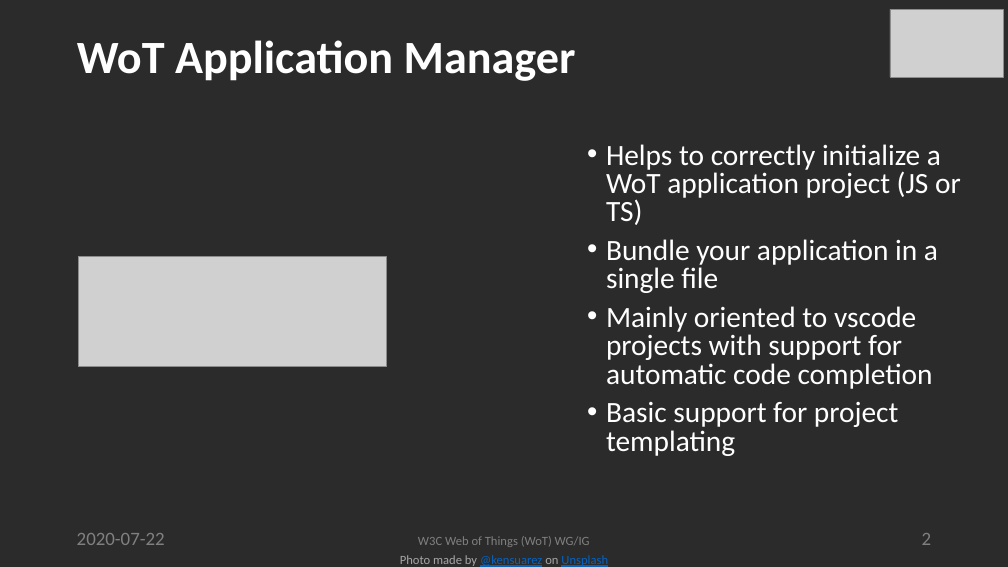
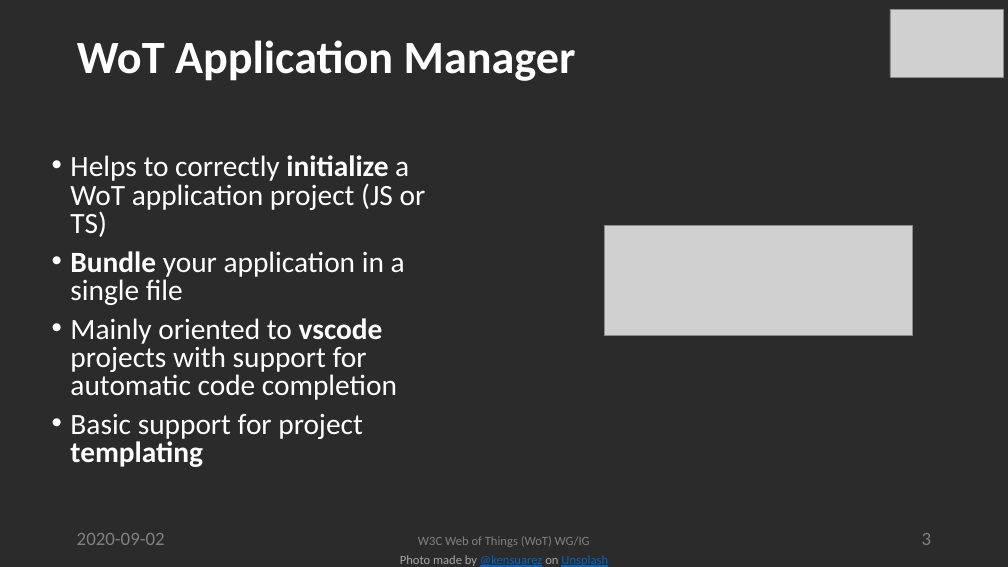
Before and after one commit to w3c/wot-marketing, a slide deck: slide 3 of docs/developers/WoT Application Manager.pptx (slide 2 before the commit). Drawn at 1008x567 pixels with LibreOffice and Linux fonts; fonts in the diff are those of the drawing; grey boxes stand for pictures; background and template pictures are left out; a plain dark background stands for a picture behind light text. Boxes give left, top, right and bottom in pixels: in the first picture for what was removed or moved away, otherwise in the second. Text is boxed around its words. In the diff, an @@ line names an element or a change of style, - is before the commit and + after.

Commit message:
Add wot application Manager video and new slides.

```diff
--- a/docs/developers/WoT Application Manager.pptx
+++ b/docs/developers/WoT Application Manager.pptx
@@ text "Helps to correctly initialize a ...": place and size @@
-text "Helps to correctly initialize a ..." at box(606, 144, 961, 456)
+text "Helps to correctly initialize a ..." at box(70, 155, 426, 467)
@@ text "Helps to correctly initialize a ..." at box(70, 155, 426, 467): bold on in "initialize", "Bundle", "vscode", "templating" @@
@@ picture: place and size @@
-picture at box(79, 257, 386, 368)
+picture at box(605, 226, 913, 337)
@@ text at box(77, 533, 165, 545): text changed @@
-2020-07-22
+2020-09-02
@@ page number at box(922, 533, 932, 545): text changed @@
-2
+3
```
Also in this commit, not shown: 6 other slides changed, 2 slides added, 3 other files.
